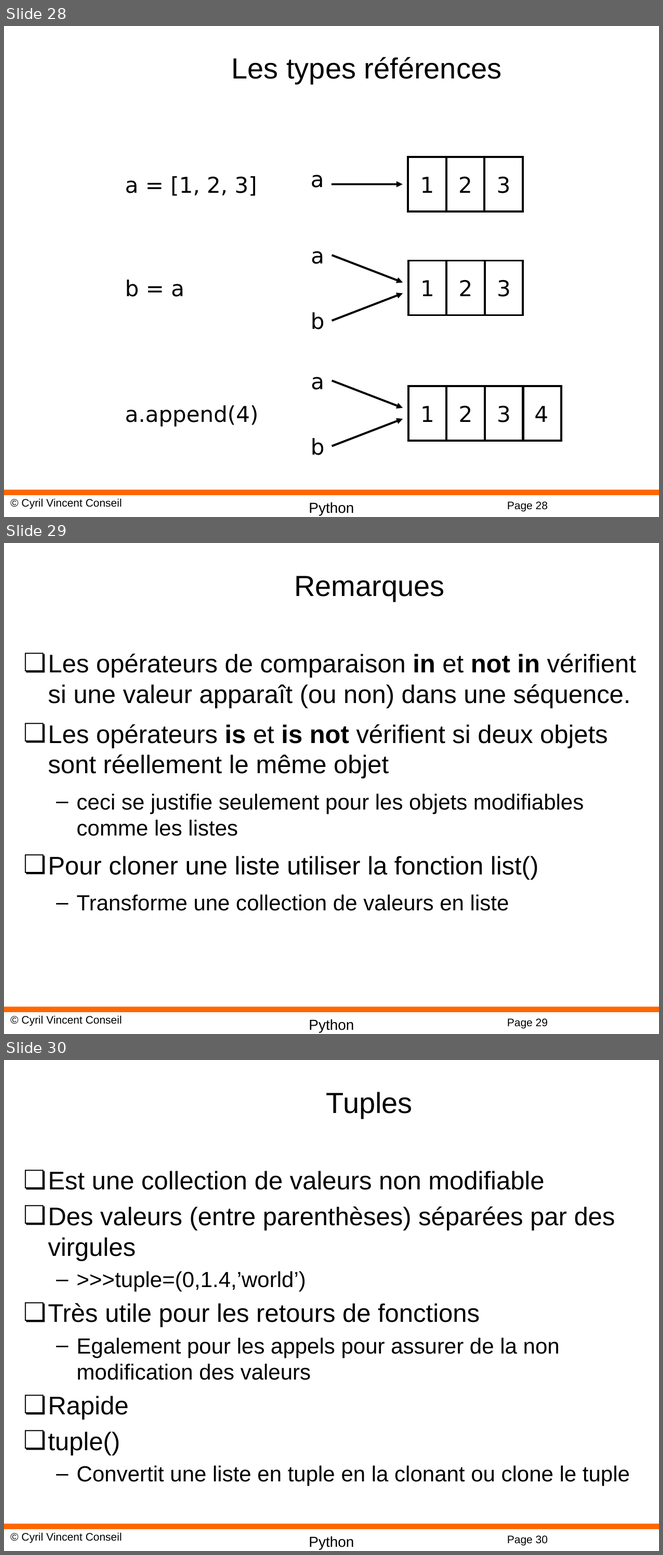
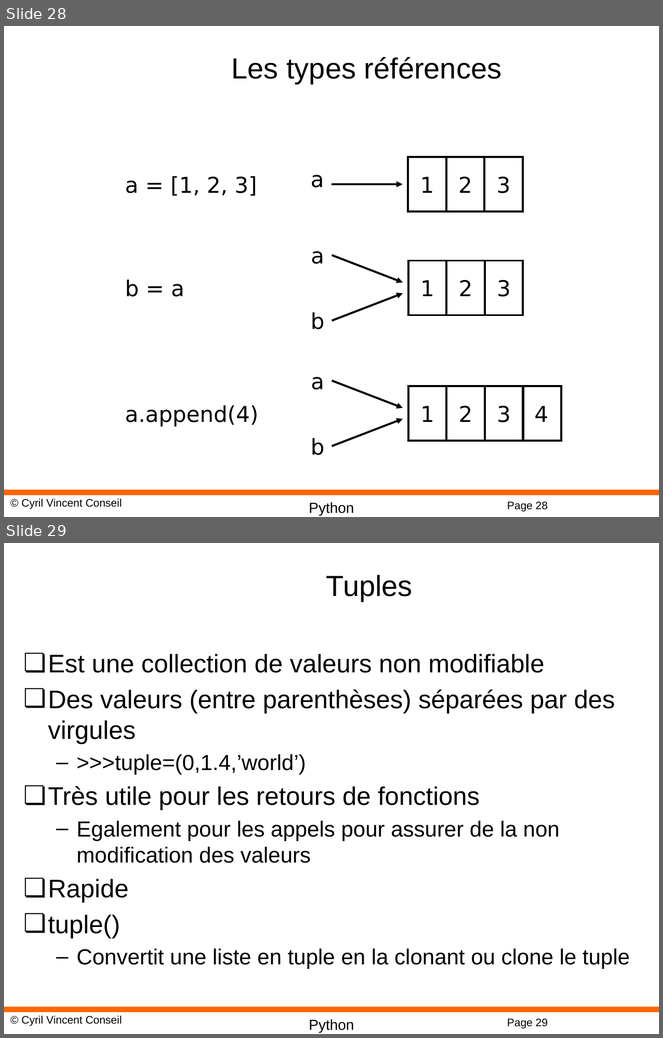
Before and after one commit to cyrilvincent/math, a slide deck: ppt/PythonMath02-Python.pptx. Shown one above the other, each under a label of ours: slides 28, 29 and 30 before the commit, slides 28 and 29 after it. The pictures are 663x1555 and 663x1038 pixels, drawn with LibreOffice and Linux fonts; fonts in the diff are those of the drawing; background and template pictures are left out. Boxes give left, top, right and bottom in pixels: in the first picture for what was removed or moved away, otherwise in the second. Text is boxed around its words. In the diff, an @@ line names an element or a change of style, - is before the commit and + after.

```diff
--- a/ppt/PythonMath02-Python.pptx
+++ b/ppt/PythonMath02-Python.pptx
@@ slide 29 removed at [4, 543, 659, 1034], background #FFFFFF; not listed: 4 template elements that a slide beside it also shows @@
@@ title removed at [294, 576, 444, 602] @@
-Remarques
@@ text removed at [48, 654, 636, 911] @@
-❏ Les opérateurs de comparaison in et not in vérifient si une valeur apparaît (ou non) dans une séquence.
-❏ Les opérateurs is et is not vérifient si deux objets sont réellement le même objet
-  – ceci se justifie seulement pour les objets modifiables comme les listes
-❏ Pour cloner une liste utiliser la fonction list()
-  – Transforme une collection de valeurs en liste
@@ what was slide 30 is now slide 29 @@
@@ page number at [507, 1019, 548, 1029]: text changed @@
-Page 30
+Page 29
```
Also in this commit, not shown: 1 other file.
